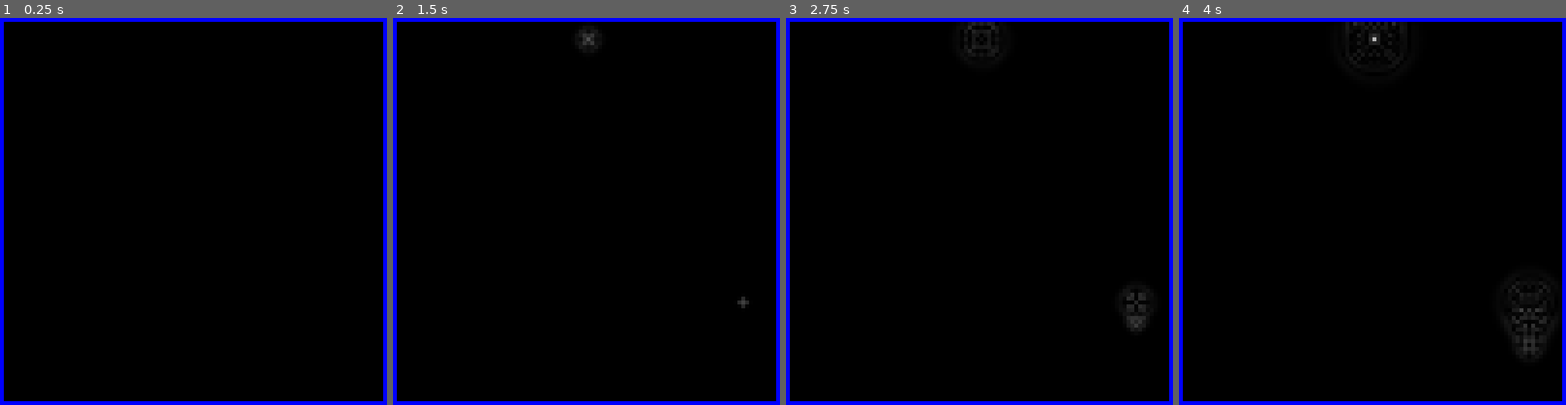
Above: before the commit, frames 1-4 (left to right).
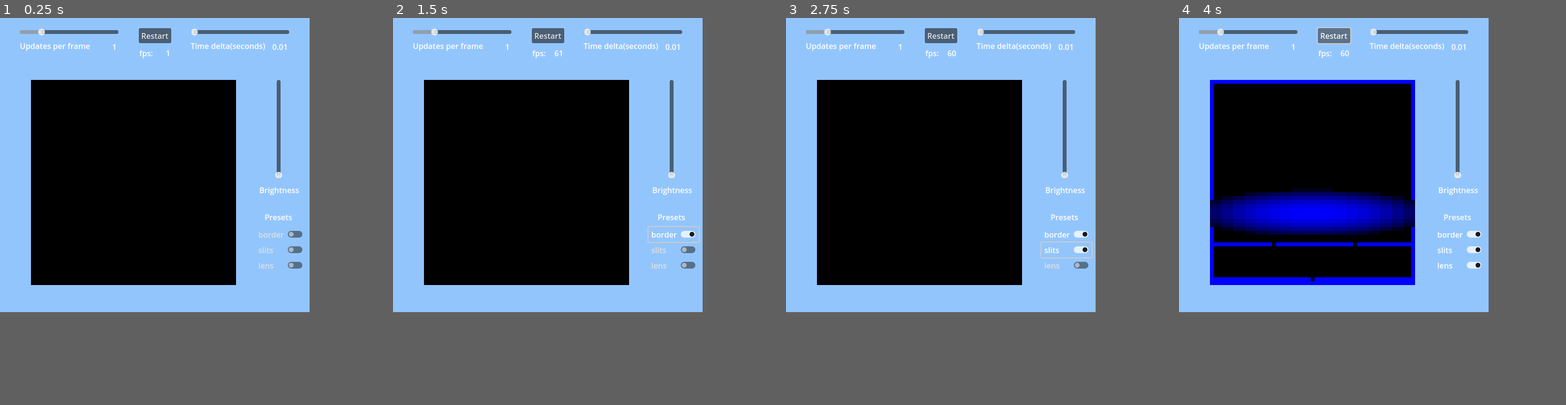
Above: after the commit, the same moments.

Repository: dant4ick/cellular-automata-waves-godot
Game: Godot game, scene res://scene/main.tscn
Same seed, same stepped clock (60 frames per second), same inputs: the game is played once before the commit and once after it. Before the commit the project starts from res://scene/grid.tscn.
Inputs (mouse positions are in pixels of both pictures, inside the frame that each line leads up to):
- Up to frame 1 (0.25 s): no input
- Up to frame 2 (1.5 s): click (586, 41) at 0.5 s, where only the run after the commit has a clickable "Restart"; click (745, 304) at 1.25 s, where only the run after the commit has a clickable "border"
- Up to frame 3 (2.75 s): click (1138, 323) at 2 s, where only the run after the commit has a clickable "slits"
- Up to frame 4 (4 s): click (1531, 343) at 2.75 s, where only the run after the commit has a clickable "lens"; click (1372, 41) at 3.5 s, where only the run after the commit has a clickable "Restart"
In our replay, the window is 800x800 before the commit and 640x608 after it. These sizes can differ from the game's own. Grey fills any space a smaller window leaves; there, only what the larger window draws over its background counts as a difference.

The runs differ from the first frame. In frame 1, 35% of the frame differs, in the area x 0-100%, y 0-100%; in frame 2, 35%; in frame 3, 35%; in frame 4, 44%.

Commit message:
add: main scene

Diff:
--- a/project.godot
+++ b/project.godot
@@ -11,14 +11,14 @@
 [application]
 
 config/name="cellular-automata-waves-godot"
-run/main_scene="res://scene/grid.tscn"
+run/main_scene="res://scene/main.tscn"
 config/features=PackedStringArray("4.0", "GL Compatibility")
 config/icon="res://icon.svg"
 
 [display]
 
-window/size/viewport_width=1000
-window/size/viewport_height=1000
+window/size/viewport_width=640
+window/size/viewport_height=608
 window/vsync/vsync_mode=0
 window/stretch/mode="viewport"
 
@@ -26,4 +26,5 @@
 
 renderer/rendering_method="gl_compatibility"
 renderer/rendering_method.mobile="gl_compatibility"
+environment/defaults/default_clear_color=Color(0.576471, 0.772549, 0.992157, 1)
 textures/canvas_textures/default_texture_filter=0
--- /dev/null
+++ b/scene/GUI/simulation_control.tscn
@@ -0,0 +1,70 @@
+[gd_scene load_steps=5 format=3 uid="uid://w1wnbkgognl6"]
+
+[ext_resource type="PackedScene" uid="uid://ctyc303omv442" path="res://scene/GUI/slider.tscn" id="1_gyvau"]
+[ext_resource type="Script" path="res://script/GUI/fps_label.gd" id="2_nv3vr"]
+
+[sub_resource type="InputEventKey" id="InputEventKey_vhtak"]
+keycode = 82
+
+[sub_resource type="Shortcut" id="Shortcut_x1rqa"]
+events = [SubResource("InputEventKey_vhtak")]
+
+[node name="interface" type="Control"]
+layout_mode = 3
+anchors_preset = 15
+anchor_right = 1.0
+anchor_bottom = 1.0
+grow_horizontal = 2
+grow_vertical = 2
+
+[node name="upd_per_frame" parent="." instance=ExtResource("1_gyvau")]
+layout_mode = 1
+anchor_left = 0.064
+anchor_top = 0.064
+anchor_right = 0.384
+anchor_bottom = 0.128
+offset_right = -3.05176e-05
+title = "Updates per frame"
+
+[node name="time_delta" parent="." instance=ExtResource("1_gyvau")]
+layout_mode = 1
+anchor_left = 0.616
+anchor_top = 0.064
+anchor_right = 0.936
+anchor_bottom = 0.128
+offset_left = -6.10352e-05
+min_value = 0.001
+max_value = 0.1
+step = 0.001
+value = 0.01
+exp_edit = true
+rounded = false
+allow_greater = false
+title = "Time delta(seconds)"
+
+[node name="restart" type="Button" parent="."]
+layout_mode = 1
+anchors_preset = -1
+anchor_left = 0.448
+anchor_top = 0.064
+anchor_right = 0.552
+anchor_bottom = 0.112
+offset_left = 0.279999
+offset_top = 0.0399971
+offset_right = 0.720001
+offset_bottom = 0.32
+shortcut = SubResource("Shortcut_x1rqa")
+text = "Restart"
+
+[node name="fps" type="Label" parent="."]
+layout_mode = 1
+anchors_preset = -1
+anchor_left = 0.45
+anchor_top = 0.062
+anchor_right = 0.55
+anchor_bottom = 0.166
+offset_top = 40.32
+offset_bottom = -0.240005
+text = "fps: 60"
+horizontal_alignment = 3
+script = ExtResource("2_nv3vr")
--- /dev/null
+++ b/scene/GUI/slider.tscn
@@ -0,0 +1,43 @@
+[gd_scene load_steps=2 format=3 uid="uid://ctyc303omv442"]
+
+[ext_resource type="Script" path="res://script/GUI/slider_value.gd" id="1_5tpxi"]
+
+[node name="slider" type="HSlider"]
+anchors_preset = -1
+anchor_right = 0.32
+anchor_bottom = 0.037
+offset_right = -6.10352e-05
+offset_bottom = -30.72
+max_value = 5.0
+value = 1.0
+rounded = true
+allow_greater = true
+tick_count = 1
+ticks_on_borders = true
+script = ExtResource("1_5tpxi")
+
+[node name="title" type="Label" parent="."]
+layout_mode = 1
+anchors_preset = -1
+anchor_top = 1.0
+anchor_right = 0.6
+anchor_bottom = 3.0
+offset_right = 0.120041
+grow_vertical = 0
+text = "Title"
+vertical_alignment = 2
+language = "en"
+
+[node name="value" type="Label" parent="."]
+layout_mode = 1
+anchors_preset = -1
+anchor_left = 0.625
+anchor_top = 1.0
+anchor_right = 1.0
+anchor_bottom = 3.0
+offset_left = 4.57764e-05
+offset_right = -3.79993
+offset_bottom = 2.0
+text = "0123"
+horizontal_alignment = 2
+vertical_alignment = 2
--- a/scene/grid.tscn
+++ b/scene/grid.tscn
@@ -4,4 +4,4 @@
 
 [node name="Grid" type="Node2D"]
 script = ExtResource("1_c4hfb")
-size = 100
+size = 53
--- a/scene/light_cell.tscn
+++ b/scene/light_cell.tscn
@@ -6,4 +6,3 @@
 offset_right = 40.0
 offset_bottom = 40.0
 script = ExtResource("1_ndxla")
-exposure = 1.0
--- /dev/null
+++ b/scene/main.tscn
@@ -0,0 +1,161 @@
+[gd_scene load_steps=6 format=3 uid="uid://dcx4pm7lffyoc"]
+
+[ext_resource type="PackedScene" uid="uid://ctyc303omv442" path="res://scene/GUI/slider.tscn" id="1_j8qn3"]
+[ext_resource type="PackedScene" uid="uid://dt16ajdec24yr" path="res://scene/grid.tscn" id="2_78ayn"]
+[ext_resource type="Script" path="res://script/GUI/fps_label.gd" id="2_y6lug"]
+
+[sub_resource type="InputEventKey" id="InputEventKey_vhtak"]
+keycode = 82
+
+[sub_resource type="Shortcut" id="Shortcut_x1rqa"]
+events = [SubResource("InputEventKey_vhtak")]
+
+[node name="main" type="Node2D"]
+
+[node name="interface" type="Control" parent="."]
+layout_mode = 3
+anchors_preset = 5
+anchor_left = 0.5
+anchor_right = 0.5
+offset_top = 16.0
+offset_right = 640.0
+offset_bottom = 88.0
+grow_horizontal = 2
+size_flags_horizontal = 6
+size_flags_vertical = 6
+
+[node name="upd_per_frame" parent="interface" instance=ExtResource("1_j8qn3")]
+layout_mode = 1
+anchor_left = 0.064
+anchor_top = 0.064
+anchor_right = 0.384
+anchor_bottom = 0.128
+offset_right = -3.05176e-05
+title = "Updates per frame"
+
+[node name="time_delta" parent="interface" instance=ExtResource("1_j8qn3")]
+layout_mode = 1
+anchor_left = 0.616
+anchor_top = 0.064
+anchor_right = 0.936
+anchor_bottom = 0.128
+offset_left = -6.10352e-05
+min_value = 0.01
+max_value = 0.1
+step = 0.01
+value = 0.01
+exp_edit = true
+rounded = false
+title = "Time delta(seconds)"
+
+[node name="restart" type="Button" parent="interface"]
+layout_mode = 1
+anchors_preset = -1
+anchor_left = 0.45
+anchor_top = 0.064
+anchor_right = 0.552
+anchor_bottom = 0.5
+offset_left = -1.0
+offset_top = 0.0399971
+offset_right = 0.720001
+offset_bottom = -27.616
+shortcut = SubResource("Shortcut_x1rqa")
+text = "Restart"
+
+[node name="fps" type="Label" parent="interface"]
+layout_mode = 1
+anchors_preset = -1
+anchor_left = 0.45
+anchor_top = 0.062
+anchor_right = 0.55
+anchor_bottom = 0.166
+offset_top = 40.32
+offset_bottom = -0.240005
+text = "fps: 60"
+horizontal_alignment = 3
+script = ExtResource("2_y6lug")
+
+[node name="VSlider" type="VSlider" parent="interface"]
+layout_mode = 0
+offset_left = 568.0
+offset_top = 112.0
+offset_right = 584.0
+offset_bottom = 317.0
+min_value = 1.0
+max_value = 255.0
+value = 1.0
+exp_edit = true
+rounded = true
+
+[node name="Label" type="Label" parent="interface/VSlider"]
+layout_mode = 1
+anchors_preset = 7
+anchor_left = 0.5
+anchor_top = 1.0
+anchor_right = 0.5
+anchor_bottom = 1.0
+offset_left = -40.0
+offset_top = 11.0
+offset_right = 43.0
+offset_bottom = 37.0
+grow_horizontal = 2
+grow_vertical = 0
+text = "Brightness"
+horizontal_alignment = 1
+
+[node name="Label" type="Label" parent="interface"]
+layout_mode = 0
+offset_left = 512.0
+offset_top = 384.0
+offset_right = 640.0
+offset_bottom = 410.0
+text = "Presets"
+horizontal_alignment = 1
+
+[node name="is_border" type="CheckButton" parent="interface/Label"]
+layout_mode = 0
+offset_left = 16.0
+offset_top = 32.0
+offset_right = 120.0
+offset_bottom = 63.0
+text = "border"
+
+[node name="is_slits" type="CheckButton" parent="interface/Label"]
+layout_mode = 0
+offset_left = 16.0
+offset_top = 64.0
+offset_right = 120.0
+offset_bottom = 95.0
+text = "slits"
+
+[node name="is_lens" type="CheckButton" parent="interface/Label"]
+layout_mode = 0
+offset_left = 16.0
+offset_top = 96.0
+offset_right = 120.0
+offset_bottom = 127.0
+text = "lens"
+
+[node name="SubViewportContainer" type="SubViewportContainer" parent="."]
+offset_left = 64.0
+offset_top = 128.0
+offset_right = 512.0
+offset_bottom = 576.0
+
+[node name="SubViewport" type="SubViewport" parent="SubViewportContainer"]
+disable_3d = true
+handle_input_locally = false
+size = Vector2i(448, 448)
+render_target_update_mode = 4
+
+[node name="2D grid" parent="SubViewportContainer/SubViewport" instance=ExtResource("2_78ayn")]
+
+[connection signal="value_changed" from="interface/upd_per_frame" to="SubViewportContainer/SubViewport/2D grid" method="_on_upd_per_frame_value_changed"]
+[connection signal="value_changed" from="interface/time_delta" to="SubViewportContainer/SubViewport/2D grid" method="_on_time_delta_value_changed"]
+[connection signal="pressed" from="interface/restart" to="interface/upd_per_frame" method="_on_restart_pressed"]
+[connection signal="pressed" from="interface/restart" to="interface/time_delta" method="_on_restart_pressed"]
+[connection signal="pressed" from="interface/restart" to="SubViewportContainer/SubViewport/2D grid" method="_on_restart_pressed"]
+[connection signal="value_changed" from="interface/VSlider" to="SubViewportContainer/SubViewport/2D grid" method="_on_v_slider_value_changed"]
+[connection signal="toggled" from="interface/Label/is_border" to="SubViewportContainer/SubViewport/2D grid" method="_on_is_border_toggled"]
+[connection signal="toggled" from="interface/Label/is_slits" to="SubViewportContainer/SubViewport/2D grid" method="_on_is_slits_toggled"]
+[connection signal="toggled" from="interface/Label/is_lens" to="SubViewportContainer/SubViewport/2D grid" method="_on_is_lens_toggled"]
--- /dev/null
+++ b/script/GUI/fps_label.gd
@@ -0,0 +1,12 @@
+extends Label
+
+
+# Called when the node enters the scene tree for the first time.
+func _ready():
+	text = "fps: 0"
+
+
+# Called every frame. 'delta' is the elapsed time since the previous frame.
+func _process(delta):
+	var fps = Engine.get_frames_per_second()
+	text = "fps: " + str(fps)
--- /dev/null
+++ b/script/GUI/slider_value.gd
@@ -0,0 +1,26 @@
+extends HSlider
+
+var display_title: Label
+var display_value: Label
+
+var DEFAULT_VALUE: float
+
+@export var title: String = "Title"
+
+
+func _ready():
+	DEFAULT_VALUE = value
+
+	display_title = find_child("title")
+	display_value = find_child("value")
+
+	display_title.set_text(title)
+	display_value.set_text(str(value))
+
+
+func _value_changed(new_value: float):
+	display_value.set_text(str(new_value))
+
+
+func _on_restart_pressed():
+	value = DEFAULT_VALUE
--- a/script/grid_manager.gd
+++ b/script/grid_manager.gd
@@ -1,16 +1,40 @@
 extends Node2D
 
-@export var size: int = 10
+var size: int = 52
+var perfect_fit: Vector2
 
 var cells: Array = Array()
+
+const DEFAULT_SPEED: int = 1
+var speed: int
+
+const DEFAULT_DELTA: float = 0.01
+var time_delta: float
+
+var is_border: bool = false
+var is_lens: bool = false
+var is_slits: bool = false
 
 var accum_delta: float
 
 @onready var cell_scene = load("res://scene/light_cell.tscn")
 
 func _ready():
-	var viewport_width = get_viewport_rect().size.x
-	var perfect_fit = Vector2.ONE * (viewport_width / size)
+	speed = DEFAULT_SPEED
+	time_delta = DEFAULT_DELTA
+
+	var viewport_size: Vector2 = get_viewport_rect().size
+	var viewport_width: float = viewport_size.x
+
+	perfect_fit = Vector2.ONE * floorf(viewport_width / size)
+	generate_playground()
+
+
+func generate_playground():
+	if get_child_count():
+		cells = Array()
+		for child in get_children():
+			remove_child(child)
 
 	for i in size:
 		var row = Array()
@@ -20,14 +44,18 @@
 			cell.position = Vector2(j * cell.size_setter.x, i * cell.size_setter.y)
 			row.append(cell)
 
-			# making border
-			if (i == 0 or i == size - 1) or (j == 0 or j == size - 1):
+#			# making border
+			if is_border and ((i == 0 or i == size - 1) or (j == 0 or j == size - 1)):
 				cell.mobility = 0
-			# double-slit experiment
-#			elif i == round(size / 2) and j != round(size * 0.4) and j != round(size * 0.6) or (i == round(size * 0.6) and j != round(size / 2)):
-#				cell.mobility = 0
-#			elif ((i - size / 2) ** 2  + (j - size / 2) ** 2) <= 10 ** 2:
-#				cell.mobility = 0.7
+
+#			double-slit experiment
+			if is_slits and (i == round(size * 0.8) and j != round(size * 0.3) and j != round(size - size * 0.3) or (i == (size - 2) and j != round(size / 2))):
+				cell.mobility = 0
+
+#			glass lens
+			if is_lens and (((i - size * 0.64) / 0.6) ** 2  + ((j - size/2) / 3) ** 2) <= 10 ** 2:
+				cell.mobility = (((i - size * 0.64) / 0.6) ** 2  + ((j - size/2) / 3) ** 2) / (10.5 ** 2)
+
 		cells.append(row)
 
 	for row in cells:
@@ -37,10 +65,6 @@
 			var row_index = cells.find(row, 0)
 
 	accum_delta = 0
-
-
-func _process(delta):
-	update_grid(0.1)
 
 
 func _input(event):
@@ -62,20 +86,66 @@
 				print("no cell selected")
 
 
+func _process(delta):
+	for i in range(speed):
+		update_grid(time_delta)
+
+	for row in cells:
+		for cell in row:
+			cell.colorize()
+
 
 func update_grid(delta):
-	for row in cells:
-		var row_index = cells.find(row, 0)
-		for cell in row:
-			var cell_index = row.find(cell, 0)
+	var size = cells.size()
 
-			var left_height = row[cell_index - 1].height
-			var right_height = row[cell_index + 1 if cell_index + 1 != size else 0].height
-			var up_height = cells[row_index - 1][cell_index].height
-			var down_height = cells[row_index + 1 if row_index + 1 != size else 0][cell_index].height
+	for i in range(size):
+		var row = cells[i]
+		var prev_row = cells[(i - 1 + size) % size]
+		var next_row = cells[(i + 1) % size]
+
+		for j in range(row.size()):
+			var cell = row[j]
+			var prev_cell = row[(j - 1 + row.size()) % row.size()]
+			var next_cell = row[(j + 1) % row.size()]
+
+			var left_height = prev_cell.height
+			var right_height = next_cell.height
+			var up_height = prev_row[j].height
+			var down_height = next_row[j].height
 
 			var avg_height = (left_height + right_height + up_height + down_height) / 4
 
-			cell.velocity += (cell.mobility) * (avg_height - cell.height) * delta
+			cell.velocity += cell.mobility * (avg_height - cell.height) * delta
 			cell.height += cell.velocity * delta
-			cell.colorize()
+
+
+func _on_restart_pressed():
+	generate_playground()
+	speed = DEFAULT_SPEED
+	time_delta = DEFAULT_DELTA
+
+
+func _on_upd_per_frame_value_changed(value):
+	speed = int(value)
+
+
+func _on_time_delta_value_changed(value):
+	time_delta = value
+
+
+func _on_v_slider_value_changed(value):
+	for row in cells:
+		for cell in row:
+			cell.exposure = value
+
+
+func _on_is_border_toggled(button_pressed):
+	is_border = button_pressed
+
+
+func _on_is_slits_toggled(button_pressed):
+	is_slits = button_pressed
+
+
+func _on_is_lens_toggled(button_pressed):
+	is_lens = button_pressed
--- a/script/light_cell.gd
+++ b/script/light_cell.gd
@@ -5,7 +5,7 @@
 
 var velocity: float = 0.0
 
-@export var exposure: float = 5
+var exposure: float = 1
 
 var size_setter: Vector2 = Vector2.ONE * 5
 
@@ -16,3 +16,8 @@
 
 func colorize():
 	color = Color.BLACK + Color.WHITE * abs(height) * exposure + Color.BLUE * (1 - mobility)
+
+
+func reset():
+	height = 0.0
+	velocity = 0.0
--- a/script/line_manager.gd
+++ b/script/line_manager.gd
@@ -56,8 +56,6 @@
 
 
 func _process(delta):
-#	print(1 / delta)
-
 	if speed == 0:
 		return
 
@@ -82,14 +80,18 @@
 				if mouse_x > cell.position.x and mouse_x < cell.position.x + cell.size.x:
 					cell_index = cells.find(cell)
 
+#			if cell_index:
+#				var spread = 5
+#				for offset in range(-spread, spread):
+#					var cell = cells[cell_index + offset]
+#					var energy_added = sin(offset)
+#					energy_state += abs(energy_add)
+#					cells[cell_index + offset].height = energy_added
 			if cell_index:
-				var spread = 5
-				for offset in range(-spread, spread):
-					var cell = cells[cell_index + offset]
-					var energy_added = sin(offset)
-					energy_state += abs(energy_add)
-					cells[cell_index + offset].height = energy_added
-
+				var cell = cells[cell_index]
+				var energy_added = 1
+				energy_state += 1
+				cells[cell_index].height = energy_added
 			else:
 				print("no cell selected")
 
